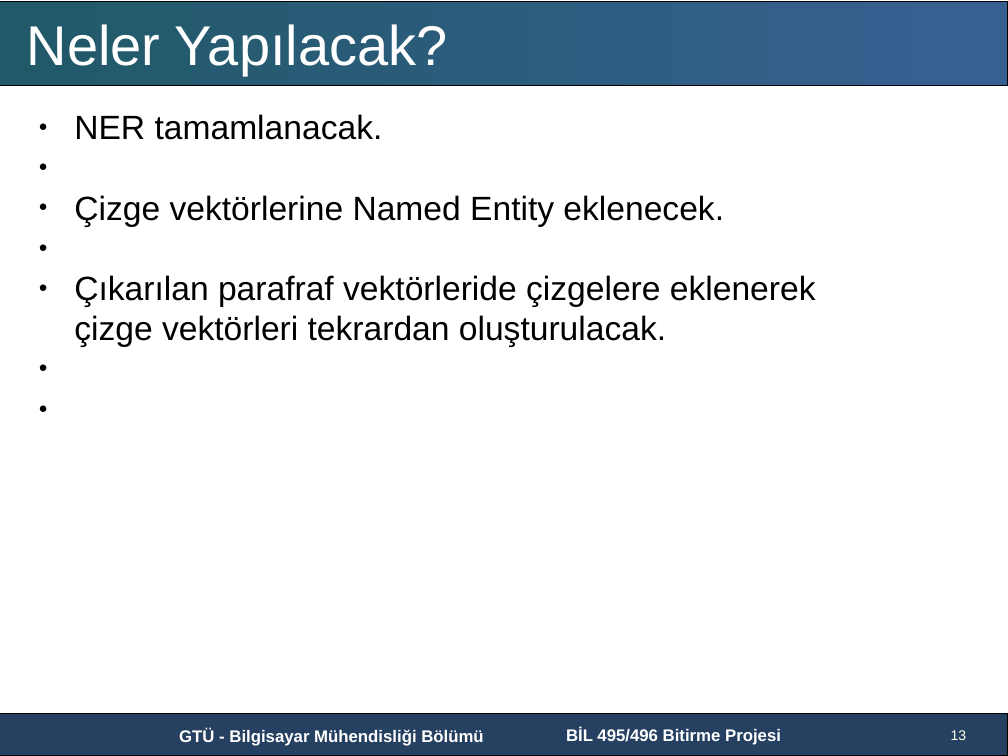
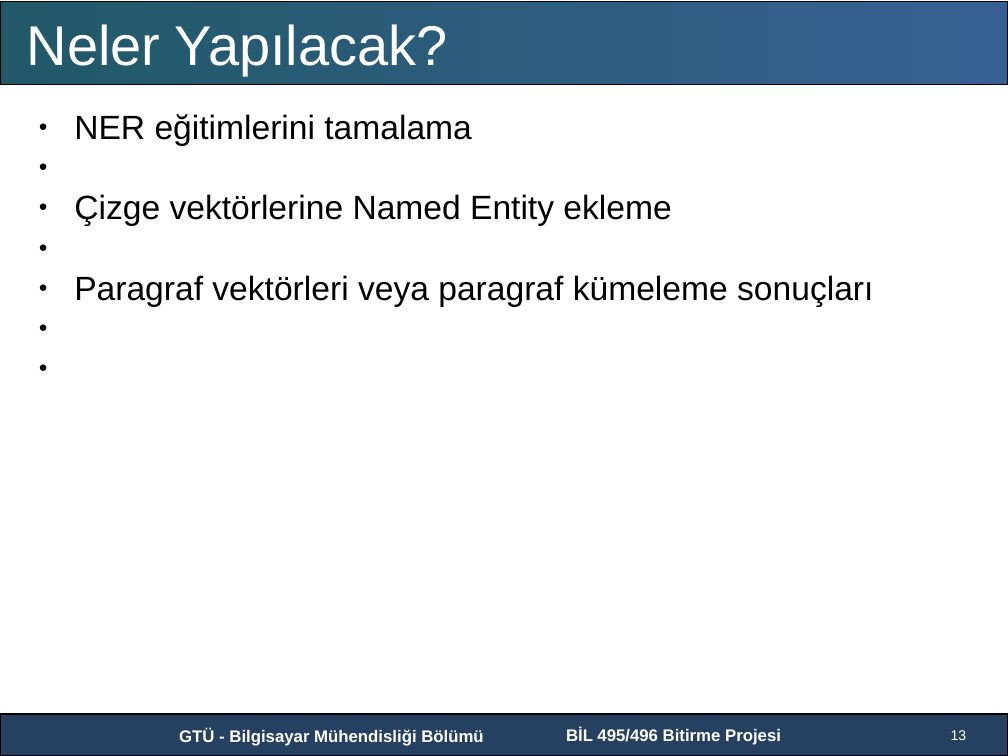
Before and after one commit to GTU-Projects/CSE496_Node2Vec_2018, a slide deck: slide 13 of Presentations/Presentation2.pptx. Drawn at 1008x756 pixels with LibreOffice and Linux fonts; fonts in the diff are those of the drawing; background and template pictures are left out. Boxes give left, top, right and bottom in pixels: in the first picture for what was removed or moved away, otherwise in the second. Text is boxed around its words. In the diff, an @@ line names an element or a change of style, - is before the commit and + after.

```diff
--- a/Presentations/Presentation2.pptx
+++ b/Presentations/Presentation2.pptx
@@ text at (74, 114, 873, 307): text changed @@
-● NER tamamlanacak.
-● Çizge vektörlerine Named Entity eklenecek.
-● Çıkarılan parafraf vektörleride çizgelere eklenerek çizge vektörleri tekrardan oluşturulacak.
+● NER eğitimlerini tamalama
+● Çizge vektörlerine Named Entity ekleme
+● Paragraf vektörleri veya paragraf kümeleme sonuçları
```
Also in this commit, not shown: 5 other slides changed, 2 slides added, 2 slides removed, 3 other files.
